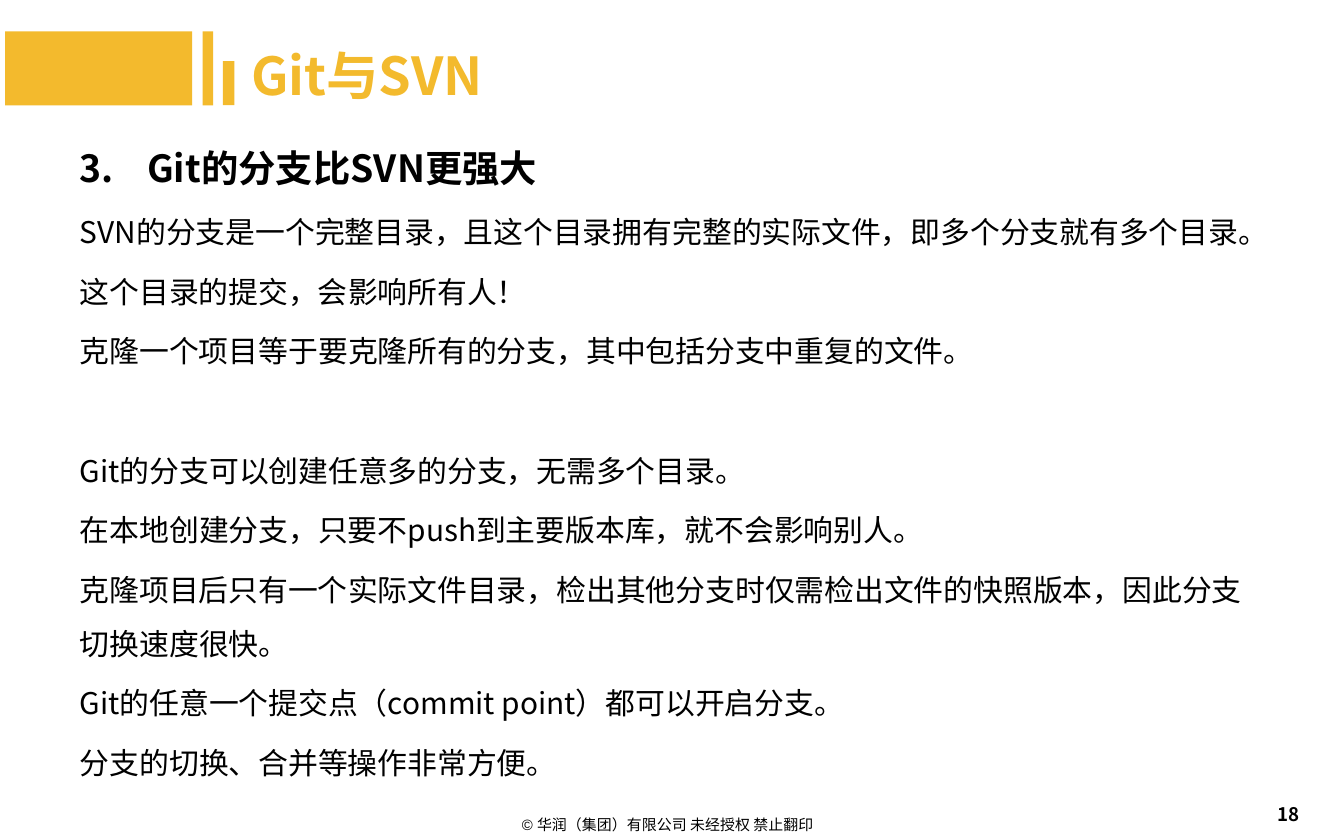
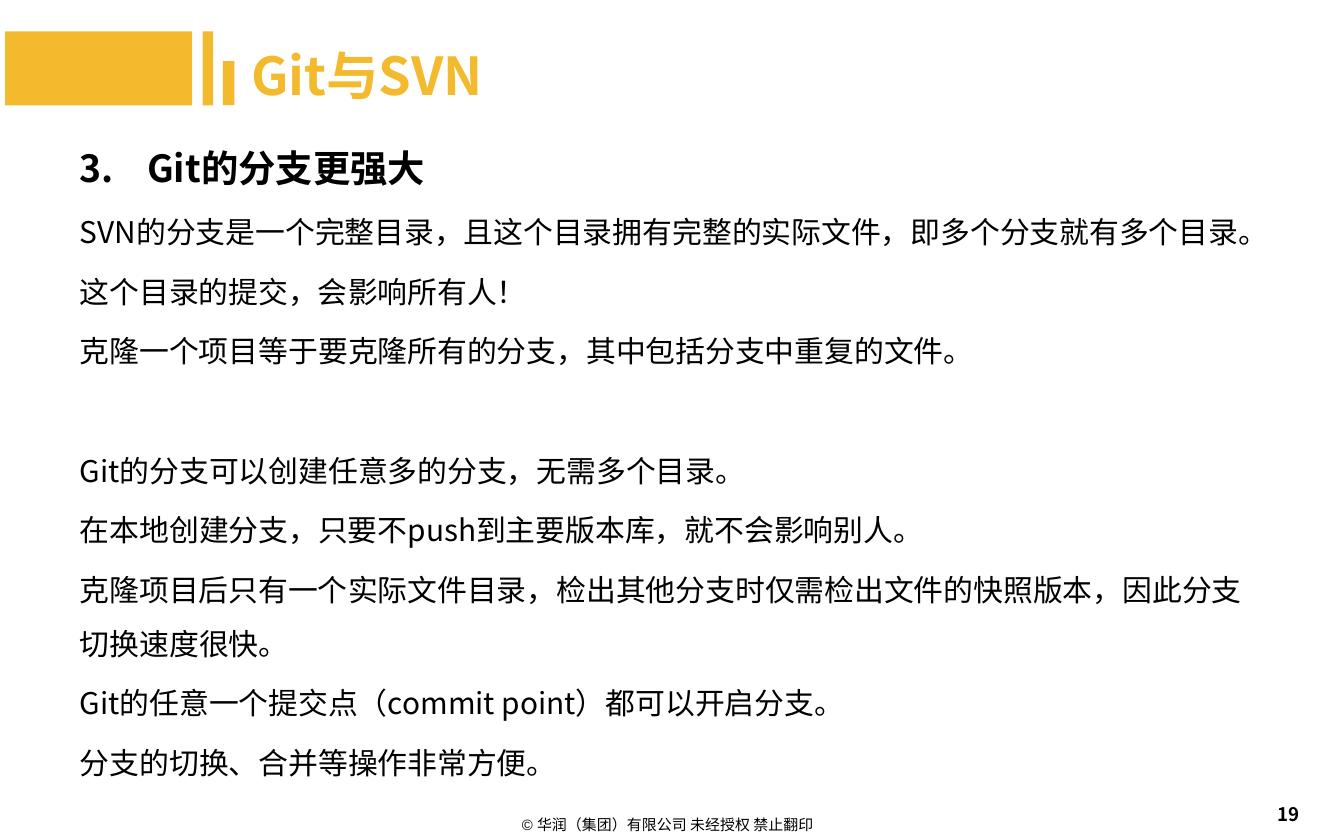
Before and after one commit to machenzhao/git-present, a slide deck: slide 19 of Git.pptx (slide 18 before the commit). Drawn at 1344x840 pixels with LibreOffice and Linux fonts; fonts in the diff are those of the drawing; background and template pictures are left out. Boxes give left, top, right and bottom in pixels: in the first picture for what was removed or moved away, otherwise in the second. Text is boxed around its words. In the diff, an @@ line names an element or a change of style, - is before the commit and + after.

```diff
--- a/Git.pptx
+++ b/Git.pptx
@@ text at (147, 150, 425, 186): text changed @@
-3. Git的分支比SVN更强大
+3. Git的分支更强大
@@ page number at (1277, 807, 1299, 822): text changed @@
-18
+19
```
Also in this commit, not shown: 8 other slides changed, 4 slides added, 1 slide removed.
